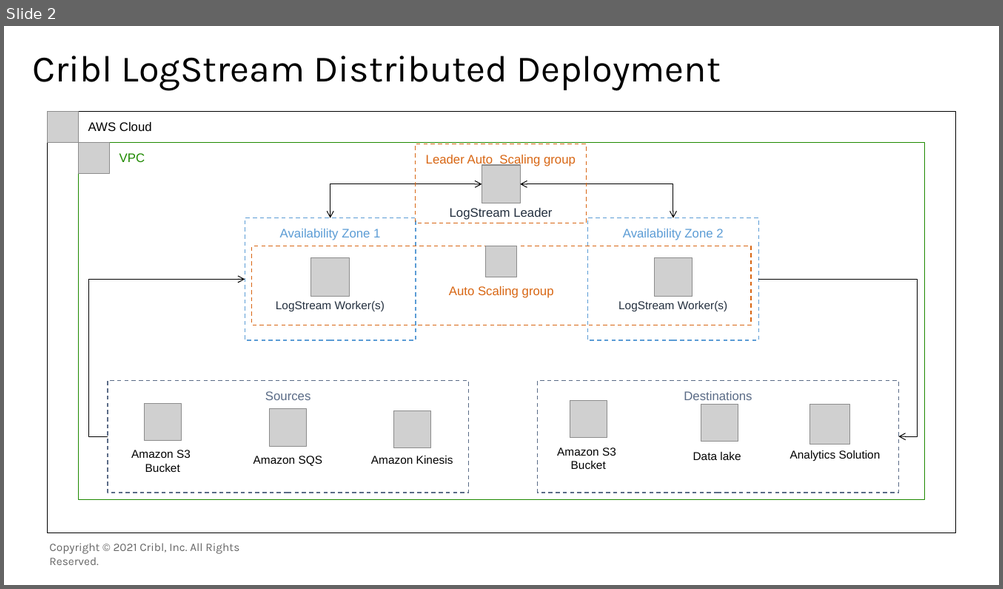
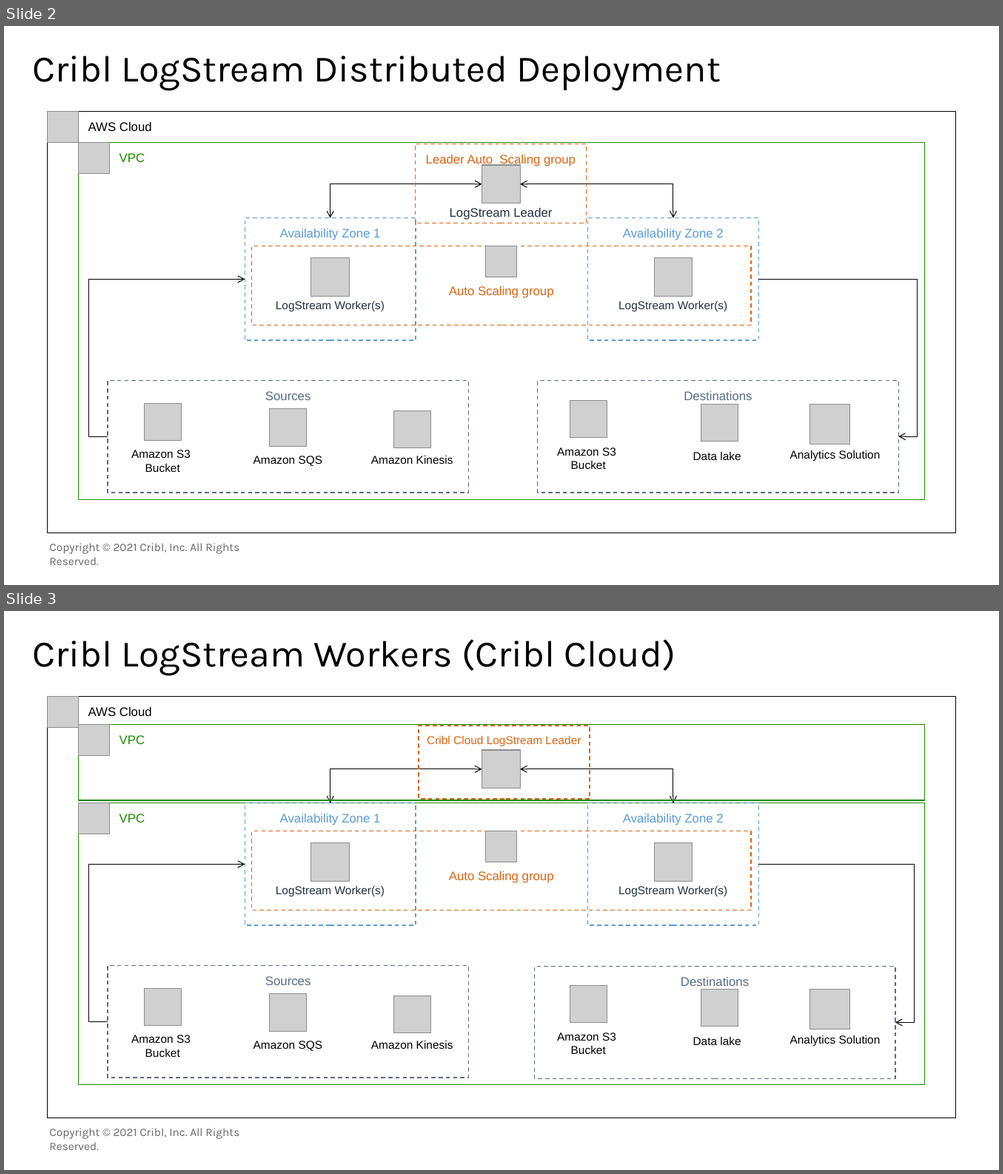
Before and after one commit to amiracle/quick-start-cribl, a slide deck: docs/images/Cribl_AWS.pptx. Shown one above the other, each under a label of ours: slide 2 before the commit, slides 2 and 3 after it. The pictures are 1003x589 and 1003x1174 pixels, drawn with LibreOffice and Linux fonts; fonts in the diff are those of the drawing; grey boxes stand for pictures; background and template pictures are left out. Boxes give left, top, right and bottom in pixels: in the first picture for what was removed or moved away, otherwise in the second. Text is boxed around its words. In the diff, an @@ line names an element or a change of style, - is before the commit and + after.

```diff
--- a/docs/images/Cribl_AWS.pptx
+++ b/docs/images/Cribl_AWS.pptx
@@ slide 3 added at [4, 611, 999, 1170], background picture (left out); not listed: 2 template elements that a slide beside it also shows @@
@@ title added at [33, 639, 675, 675], 36 pt, text #000000 @@
+Cribl LogStream Workers (Cribl Cloud)
@@ rectangle added at [47, 697, 956, 1119], outline #000000 1 pt, 12 pt, text #000000 @@
+AWS Cloud
@@ picture added at [47, 696, 79, 727] @@
@@ rectangle added at [78, 724, 924, 800], outline #1E8900 1 pt, 12 pt, text #1E8900 @@
+VPC
@@ picture added at [79, 724, 110, 756] @@
@@ rectangle added at [419, 726, 589, 799], outline #D86613 1 pt dashed, 11 pt, text #D86613 @@
+Cribl Cloud LogStream Leader
@@ picture added at [481, 750, 520, 788] @@
@@ elbow double arrow added from (481, 769) to (330, 803), #000000 0.75 pt @@
@@ elbow double arrow added from (521, 769) to (673, 803), #000000 0.75 pt @@
@@ rectangle added at [78, 803, 924, 1085], outline #1E8900 1 pt, 12 pt, text #1E8900 @@
+VPC
@@ picture added at [79, 803, 110, 834] @@
@@ rectangle added at [245, 803, 416, 925], outline #5B9CD5 1 pt dashed, 12 pt, text #5B9CD5 @@
+Availability Zone 1
@@ rectangle added at [587, 803, 758, 925], outline #5B9CD5 1 pt dashed, 12 pt, text #5B9CD5 @@
+Availability Zone 2
@@ rectangle added at [252, 831, 751, 910], outline #D86613 1 pt dashed, 12 pt, text #D86613 @@
+Auto Scaling group
@@ picture added at [486, 831, 518, 863] @@
@@ picture added at [311, 843, 350, 881] @@
@@ picture added at [654, 843, 692, 881] @@
@@ elbow arrow added from (108, 1022) to (245, 865), #000000 0.75 pt @@
@@ elbow arrow added from (758, 865) to (895, 1023), #000000 0.75 pt @@
@@ text added at [276, 886, 384, 897], 11 pt, text #232F3E @@
+LogStream Worker(s)
@@ text added at [618, 886, 727, 897], 11 pt, text #232F3E @@
+LogStream Worker(s)
@@ rectangle added at [535, 967, 896, 1079], outline #5A6B86 1 pt dashed, 12 pt, text #5A6B86 @@
+Destinations
@@ picture added at [569, 986, 607, 1024] @@
@@ picture added at [701, 989, 738, 1027] @@
@@ picture added at [810, 990, 850, 1031] @@
@@ group added at [108, 966, 469, 1079]: 3 pictures, 3 texts, 1 rectangle @@
+Sources
+Amazon S3
+Bucket
+Amazon SQS
+Amazon Kinesis
@@ text added at [557, 1033, 616, 1054], 11 pt, text #000000 @@
+Amazon S3
+Bucket
@@ text added at [693, 1037, 740, 1045], 11 pt, text #000000 @@
+Data lake
@@ text added at [790, 1036, 880, 1047], 11 pt, text #000000 @@
+Analytics Solution
```
Also in this commit, not shown: 1 other file.
